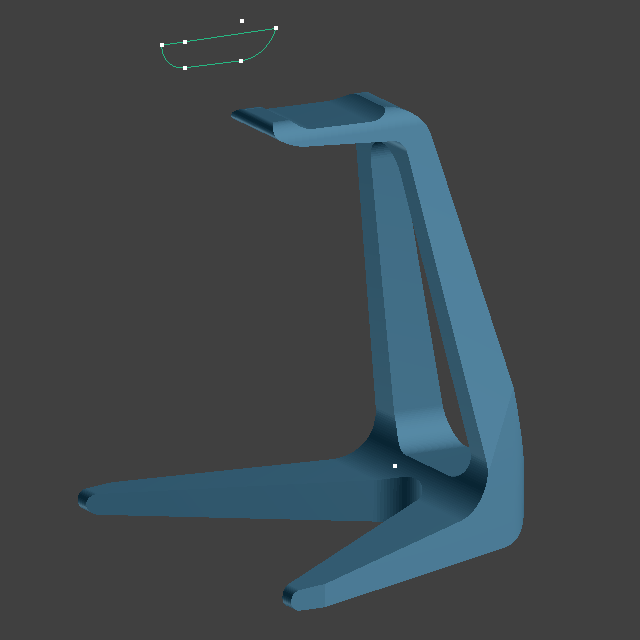
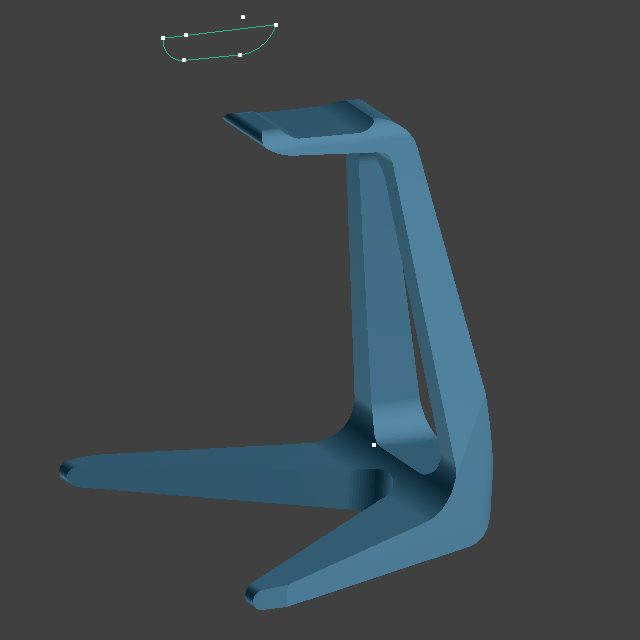
Comparing the layer stacks of the two 640px x 640px images. Changes:
painted on "6.xcf" over [left=59, top=15, right=524, bottom=611]
painted on "5.xcf" over [left=60, top=92, right=524, bottom=611]
painted on "4.xcf" over [left=60, top=15, right=524, bottom=611]
painted on "3.xcf" over [left=59, top=62, right=524, bottom=611]
painted on "2.xcf" over [left=59, top=44, right=524, bottom=611]
renamed "Screenshot from 2021-05-03 12-59-42.png" to "Screenshot from 2021-05-04 00-57-50.png", painted on it over [left=59, top=15, right=524, bottom=611]
